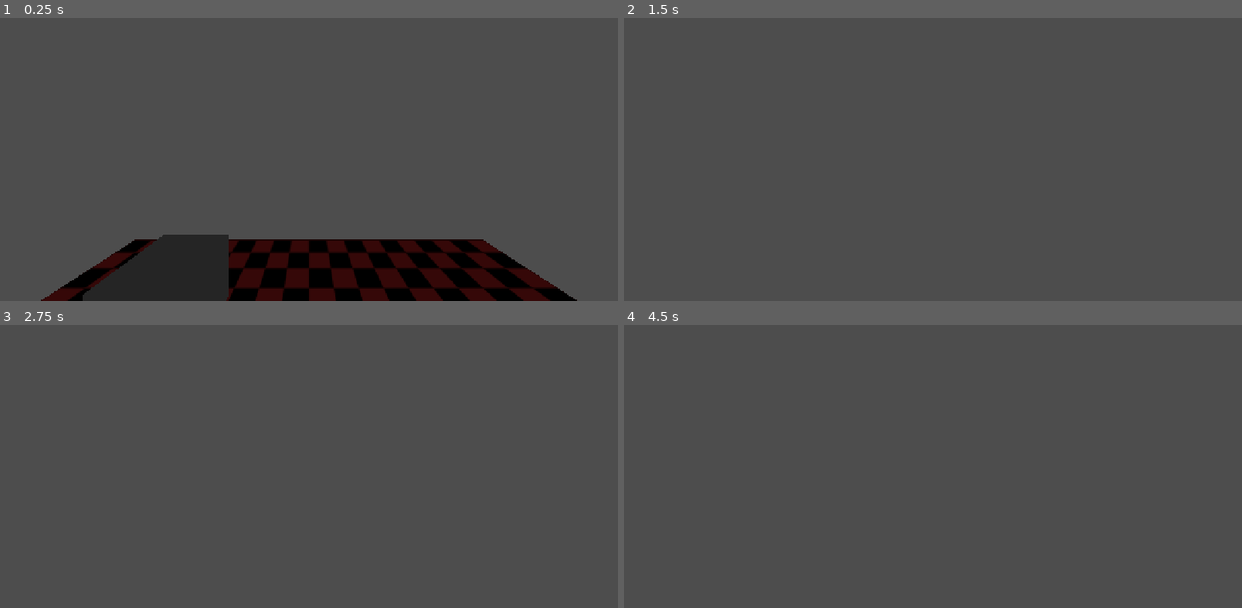
Above: before the commit, frames 1-4 (two rows, left to right).
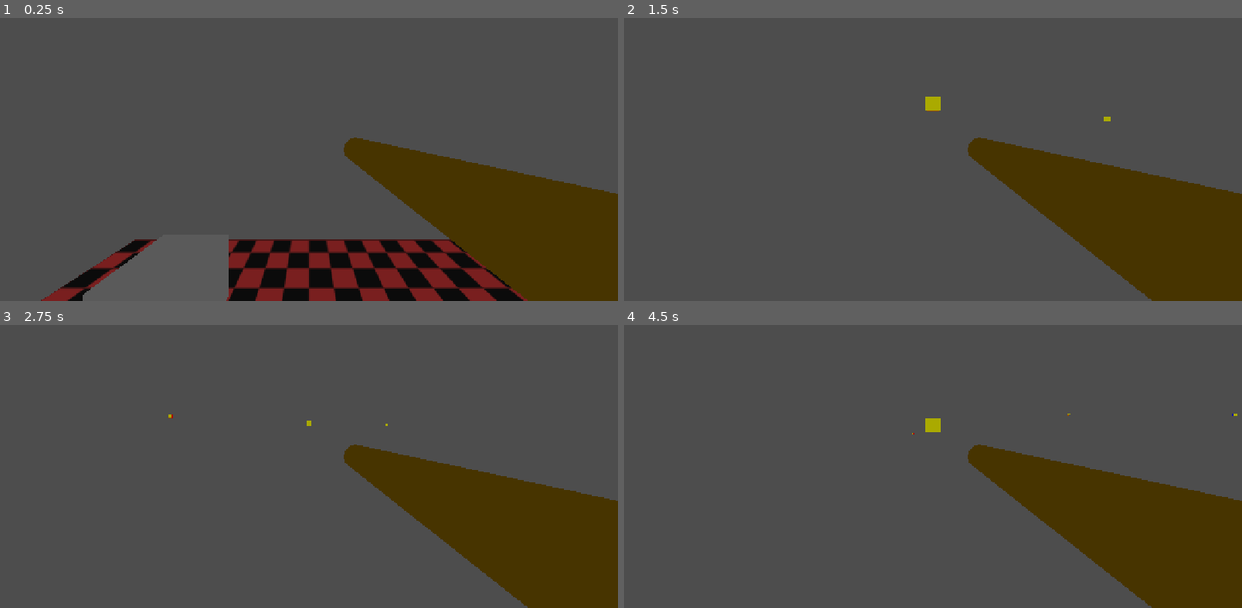
Above: after the commit, the same moments.

Repository: Ravioli45/RespawnJamFall2026
Game: Godot game, scene res://Casino/casino.tscn
The game is run twice, just before and just after one commit, with the same random seed, the same clock (stepped at 60 frames per second) and the same inputs.
Inputs (mouse positions are in pixels of both pictures, inside the frame that each line leads up to):
- Up to frame 1 (0.25 s): no input
- Up to frame 2 (1.5 s): move the mouse to (963, 125) at 0.52 s; press the mouse at (963, 125) at 0.53 s; hold W (forward) from 0.53 s (still down); tap Space (jump) at 0.77 s; move the mouse to (902, 128) at 1.27 s; release the mouse at (902, 128) at 1.28 s; click (902, 128) at 1.35 s
- Up to frame 3 (2.75 s): keep holding W (forward); tap Space (jump) at 1.52 s; tap Enter at 2 s; move the mouse to (321, 429) at 2.02 s; press the mouse at (321, 429) at 2.03 s
- Up to frame 4 (4.5 s): keep holding W (forward); tap Space (jump) at 2.75, 3.02, 3.77 s; move the mouse to (926, 441) at 2.77 s; release the mouse at (926, 441) at 2.78 s; click (926, 441) at 2.85 s; tap Enter at 3.5 s; move the mouse to (976, 438) at 3.52 s; press the mouse at (976, 438) at 3.53 s; move the mouse to (883, 429) at 4.27 s; release the mouse at (883, 429) at 4.28 s; click (883, 429) at 4.35 s

The runs differ from the first frame. In frame 1, 24% of the frame differs, in the area x 6-100%, y 42-100%; in frame 2, 14%; in frame 3, 14%; in frame 4, 14%.

Commit message:
Added weapon and bullet for weapon to shoot - weapon is included in player scene

Diff:
--- a/Casino/casino.tscn
+++ b/Casino/casino.tscn
@@ -3,9 +3,12 @@
 [ext_resource type="Script" uid="uid://c7i7yhga7ro25" path="res://Casino/level_manager.gd" id="1_x58q6"]
 [ext_resource type="PackedScene" uid="uid://df22nl2e0hplc" path="res://Player/player.tscn" id="2_pvja2"]
 [ext_resource type="Texture2D" uid="uid://cgus5ea2mdf0l" path="res://Casino/floor.png" id="3_mlntv"]
+[ext_resource type="PackedScene" uid="uid://xv5yv141ixnv" path="res://Components/Hurtbox/hurtbox_component.tscn" id="4_pvja2"]
 
 [sub_resource type="Environment" id="Environment_fjq73"]
+ambient_light_source = 2
 ambient_light_color = Color(1, 1, 1, 1)
+ambient_light_energy = 0.4
 
 [sub_resource type="WorldBoundaryShape3D" id="WorldBoundaryShape3D_olvt3"]
 
@@ -16,6 +19,8 @@
 [sub_resource type="QuadMesh" id="QuadMesh_olvt3"]
 material = SubResource("StandardMaterial3D_wm55w")
 size = Vector2(10, 10)
+
+[sub_resource type="WorldBoundaryShape3D" id="WorldBoundaryShape3D_wm55w"]
 
 [sub_resource type="BoxMesh" id="BoxMesh_wm55w"]
 
@@ -33,16 +38,25 @@
 [node name="Player" parent="." unique_id=1423276027 instance=ExtResource("2_pvja2")]
 transform = Transform3D(1, 0, 0, 0, 1, 0, 0, 0, 1, 0, 3.5693383, 0)
 
-[node name="StaticBody3D" type="StaticBody3D" parent="." unique_id=1521385989]
+[node name="Floor" type="StaticBody3D" parent="." unique_id=1521385989]
 collision_layer = 16
 collision_mask = 0
 
-[node name="CollisionShape3D" type="CollisionShape3D" parent="StaticBody3D" unique_id=1521298434]
+[node name="CollisionShape3D" type="CollisionShape3D" parent="Floor" unique_id=1521298434]
+visible = false
 shape = SubResource("WorldBoundaryShape3D_olvt3")
 
-[node name="MeshInstance3D" type="MeshInstance3D" parent="StaticBody3D" unique_id=1217951019]
+[node name="MeshInstance3D" type="MeshInstance3D" parent="Floor" unique_id=1217951019]
 transform = Transform3D(1, 0, 0, 0, -4.371139e-08, 1, 0, -1, -4.371139e-08, 0, 0, 0)
 mesh = SubResource("QuadMesh_olvt3")
+
+[node name="HurtboxComponent" parent="Floor" unique_id=1539489579 instance=ExtResource("4_pvja2")]
+transform = Transform3D(1, 0, 0, 0, 1, 0, 0, 0, 1, 0, 0.01, 0)
+collision_layer = 16
+collision_mask = 2
+
+[node name="FloorHurtboxShape" type="CollisionShape3D" parent="Floor/HurtboxComponent" unique_id=1895868171]
+shape = SubResource("WorldBoundaryShape3D_wm55w")
 
 [node name="MeshInstance3D" type="MeshInstance3D" parent="." unique_id=628248320]
 transform = Transform3D(1, 0, 0, 0, 1, 0, 0, 0, 1, -1.7782433, 1.0508598, -2.2570865)
--- a/Components/Hitbox/hitbox_component.gd
+++ b/Components/Hitbox/hitbox_component.gd
@@ -6,4 +6,5 @@
 @export var damage: int = 1
 
 func on_hit():
+	# print("hit")
 	hit.emit()
--- a/Components/Hurtbox/hurtbox_component.gd
+++ b/Components/Hurtbox/hurtbox_component.gd
@@ -6,9 +6,12 @@
 @export var health: HealthComponent
 
 func _on_area_entered(area: Area3D) -> void:
+	# print("hurt")
 	hurt.emit()
 
-	if is_instance_valid(health) and area is HitboxComponent:
+	if area is HitboxComponent:
 		var hitbox = area as HitboxComponent
-		health.take_damage(hitbox.damage)
+		if is_instance_valid(health):
+			health.take_damage(hitbox.damage)
+		#health.take_damage(hitbox.damage)
 		hitbox.on_hit()
--- a/Player/player.gd
+++ b/Player/player.gd
@@ -1,16 +1,23 @@
 class_name Player
 extends CharacterBody3D
 
+@export_subgroup("Movement")
 @export var head: Node3D
 @export var speed: float = 0
 @export var jump_strength: float = 0
 @export var mouse_sensitivity: float = 0
 
+@export_subgroup("Weapon")
+@export var weapon: Shotgun
+
 func _unhandled_input(event: InputEvent) -> void:
 	if event is InputEventMouseMotion and Input.mouse_mode == Input.MOUSE_MODE_CAPTURED:
+		event = event as InputEventMouseMotion
 		rotate_y(-event.relative.x * mouse_sensitivity)
 		head.rotate_x(-event.relative.y * mouse_sensitivity)
 		head.rotation.x = clampf(head.rotation.x, -deg_to_rad(90), deg_to_rad(90))
+	elif event.is_action_pressed("shoot") and is_instance_valid(weapon):
+		weapon.shoot()
 
 func _physics_process(delta: float) -> void:
 	var target_velocity = Vector3(0, velocity.y, 0)
--- a/Player/player.tscn
+++ b/Player/player.tscn
@@ -2,41 +2,47 @@
 
 [ext_resource type="Script" uid="uid://ddnpm2t27na8p" path="res://Player/player.gd" id="1_l8h54"]
 [ext_resource type="Script" uid="uid://bd1oo4b6c1b01" path="res://Components/Health/health_component.gd" id="2_4ntmi"]
-[ext_resource type="Script" uid="uid://cygh0gimytpes" path="res://Components/Hurtbox/hurtbox_component.gd" id="3_btcbx"]
+[ext_resource type="PackedScene" uid="uid://3jkfkl5mfyjv" path="res://Weapons/Shotgun/shotgun.tscn" id="2_k53q1"]
 [ext_resource type="Script" uid="uid://c06frpdbjghyu" path="res://Components/Velocity/velocity_component.gd" id="4_gwnis"]
+[ext_resource type="PackedScene" uid="uid://xv5yv141ixnv" path="res://Components/Hurtbox/hurtbox_component.tscn" id="4_k53q1"]
 
 [sub_resource type="CapsuleShape3D" id="CapsuleShape3D_wm55w"]
 radius = 0.4
 
 [sub_resource type="CapsuleShape3D" id="CapsuleShape3D_olvt3"]
 
-[node name="Player" type="CharacterBody3D" unique_id=1423276027 node_paths=PackedStringArray("head")]
+[node name="Player" type="CharacterBody3D" unique_id=1423276027 node_paths=PackedStringArray("head", "weapon")]
 collision_mask = 28
 script = ExtResource("1_l8h54")
 head = NodePath("Pivot")
 speed = 5.0
 jump_strength = 5.0
 mouse_sensitivity = 0.005
+weapon = NodePath("Pivot/Shotgun")
+
+[node name="PlayerShape" type="CollisionShape3D" parent="." unique_id=1811466163]
+shape = SubResource("CapsuleShape3D_wm55w")
 
 [node name="Pivot" type="Node3D" parent="." unique_id=1605941767]
 
 [node name="Camera3D" type="Camera3D" parent="Pivot" unique_id=461006806]
 fov = 90.0
 
-[node name="CollisionShape3D" type="CollisionShape3D" parent="." unique_id=1811466163]
-shape = SubResource("CapsuleShape3D_wm55w")
+[node name="Shotgun" parent="Pivot" unique_id=784934416 node_paths=PackedStringArray("projectile_spawn_position") instance=ExtResource("2_k53q1")]
+transform = Transform3D(1, 0, 0, 0, 1, 0, 0, 0, 1, 0.285, -0.135, -0.59)
+projectile_spawn_position = NodePath("../Marker3D")
+
+[node name="Marker3D" type="Marker3D" parent="Pivot" unique_id=1409274533]
+transform = Transform3D(1, 0, 0, 0, 1, 0, 0, 0, 1, 0, 0, -1)
 
 [node name="HealthComponent" type="Node" parent="." unique_id=883154550]
 script = ExtResource("2_4ntmi")
 metadata/_custom_type_script = "uid://bd1oo4b6c1b01"
 
-[node name="HurtboxComponent" type="Area3D" parent="." unique_id=1680049814 node_paths=PackedStringArray("health")]
-collision_mask = 12
-script = ExtResource("3_btcbx")
+[node name="HurtboxComponent" parent="." unique_id=1539489579 node_paths=PackedStringArray("health") instance=ExtResource("4_k53q1")]
 health = NodePath("../HealthComponent")
-metadata/_custom_type_script = "uid://cygh0gimytpes"
 
-[node name="CollisionShape3D" type="CollisionShape3D" parent="HurtboxComponent" unique_id=1232338552]
+[node name="HurtboxShape" type="CollisionShape3D" parent="HurtboxComponent" unique_id=1232338552]
 shape = SubResource("CapsuleShape3D_olvt3")
 
 [node name="VelocityComponent" type="Node" parent="." unique_id=1211689721 node_paths=PackedStringArray("target")]
--- /dev/null
+++ b/Weapons/DiceBullet/dice_bullet.gd
@@ -0,0 +1,10 @@
+extends CharacterBody3D
+
+@export var speed: float = 1
+
+func _physics_process(_delta: float) -> void:
+	velocity = -transform.basis.z.normalized() * speed
+
+func _on_hit() -> void:
+	# print("dice hit something")
+	call_deferred("queue_free")
--- /dev/null
+++ b/Weapons/DiceBullet/dice_bullet.tscn
@@ -0,0 +1,38 @@
+[gd_scene format=3 uid="uid://clxip8xqtbyi0"]
+
+[ext_resource type="Script" uid="uid://coxlp6irqmgom" path="res://Weapons/DiceBullet/dice_bullet.gd" id="1_e73ic"]
+[ext_resource type="PackedScene" uid="uid://3lracsh2m0uc" path="res://ModelScenes/Dice.glb" id="1_vm1ir"]
+[ext_resource type="Script" uid="uid://c06frpdbjghyu" path="res://Components/Velocity/velocity_component.gd" id="3_v675u"]
+[ext_resource type="PackedScene" uid="uid://bb4xkujym618n" path="res://Components/Hitbox/hitbox_component.tscn" id="4_v675u"]
+
+[sub_resource type="BoxShape3D" id="BoxShape3D_wm55w"]
+size = Vector3(0.1, 0.1, 0.1)
+
+[sub_resource type="BoxShape3D" id="BoxShape3D_olvt3"]
+size = Vector3(0.3, 0.3, 0.3)
+
+[node name="DiceBullet" type="CharacterBody3D" unique_id=2085013923]
+collision_layer = 2
+collision_mask = 28
+script = ExtResource("1_e73ic")
+speed = 10.0
+
+[node name="DiceBulletShape" type="CollisionShape3D" parent="." unique_id=788899621]
+shape = SubResource("BoxShape3D_wm55w")
+
+[node name="Dice" parent="." unique_id=1169247445 instance=ExtResource("1_vm1ir")]
+transform = Transform3D(0.19999999, 0, 0, 0, 0.19999999, 0, 0, 0, 0.19999999, 0, 0, 0)
+
+[node name="VelocityComponent" type="Node" parent="." unique_id=1225087041 node_paths=PackedStringArray("target")]
+script = ExtResource("3_v675u")
+target = NodePath("..")
+metadata/_custom_type_script = "uid://c06frpdbjghyu"
+
+[node name="HitboxComponent" parent="." unique_id=1599040273 instance=ExtResource("4_v675u")]
+collision_layer = 2
+collision_mask = 28
+
+[node name="HitboxShape" type="CollisionShape3D" parent="HitboxComponent" unique_id=1436745645]
+shape = SubResource("BoxShape3D_olvt3")
+
+[connection signal="hit" from="HitboxComponent" to="." method="_on_hit"]
--- /dev/null
+++ b/Weapons/Shotgun/shotgun.gd
@@ -0,0 +1,14 @@
+class_name Shotgun
+extends Node3D
+
+@export var projectile_spawn_position: Node3D
+@export var projectile: PackedScene
+
+func shoot() -> void:
+	# print("pew pew")
+
+	if projectile and projectile_spawn_position:
+		var new_projectile = projectile.instantiate() as Node3D
+		get_parent().get_parent().get_parent().add_child(new_projectile)
+		new_projectile.global_position = projectile_spawn_position.global_position
+		new_projectile.global_rotation = projectile_spawn_position.global_rotation
--- /dev/null
+++ b/Weapons/Shotgun/shotgun.tscn
@@ -0,0 +1,13 @@
+[gd_scene format=3 uid="uid://3jkfkl5mfyjv"]
+
+[ext_resource type="Script" uid="uid://biosj5vjxw0ci" path="res://Weapons/Shotgun/shotgun.gd" id="1_c72ml"]
+[ext_resource type="PackedScene" uid="uid://clxip8xqtbyi0" path="res://Weapons/DiceBullet/dice_bullet.tscn" id="2_e1bfy"]
+[ext_resource type="PackedScene" uid="uid://s65wbfwlgqqx" path="res://ModelScenes/Shotgun.glb" id="2_lwqk7"]
+
+[node name="Shotgun" type="Node3D" unique_id=784934416]
+script = ExtResource("1_c72ml")
+projectile = ExtResource("2_e1bfy")
+
+[node name="Shotgun" parent="." unique_id=1474894985 instance=ExtResource("2_lwqk7")]
+
+[node name="ReloadTimer" type="Timer" parent="." unique_id=2112447287]
Not shown, added: Weapons/DiceBullet/dice_bullet.gd.uid
Not shown, added: Weapons/Shotgun/shotgun.gd.uid
